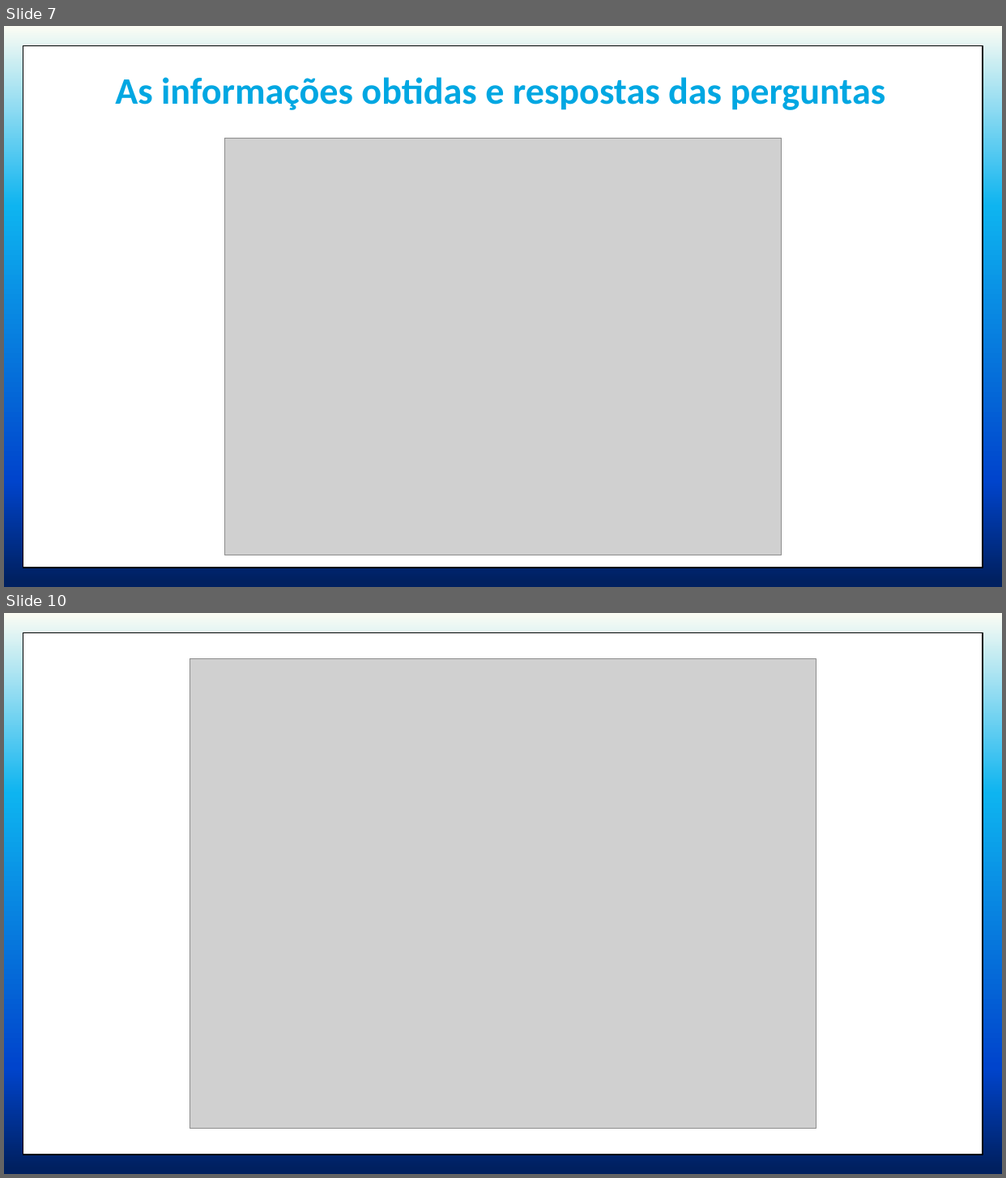
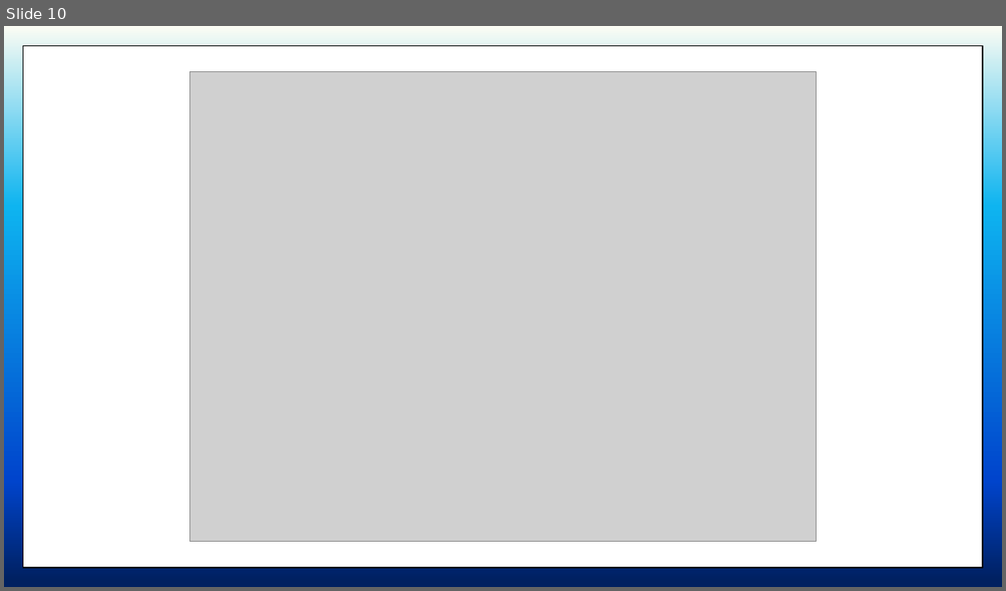
Before and after one commit to XandyNinfadora/M4_Projeto_Squad, a slide deck: Slide.pptx. Shown one above the other, each under a label of ours: slides 7 and 10 before the commit, slide 10 after it; the slides between them are not shown. The pictures are 1006x1178 and 1006x591 pixels, drawn with LibreOffice and Linux fonts; fonts in the diff are those of the drawing; grey boxes stand for pictures. Boxes give left, top, right and bottom in pixels: in the first picture for what was removed or moved away, otherwise in the second. Text is boxed around its words. In the diff, an @@ line names an element or a change of style, - is before the commit and + after.

```diff
--- a/Slide.pptx
+++ b/Slide.pptx
@@ slide 7 removed at [4, 26, 1002, 587], background gradient #FBFCF3 to #0EB4F0 to #0044CC to #002060; not listed: 1 template element that a slide beside it also shows @@
@@ title removed at [115, 77, 886, 110] @@
-As informações obtidas e respostas das perguntas
@@ picture removed at [225, 138, 781, 555] @@
```
Also in this commit, not shown: 3 slides added, 1 other slide removed.
